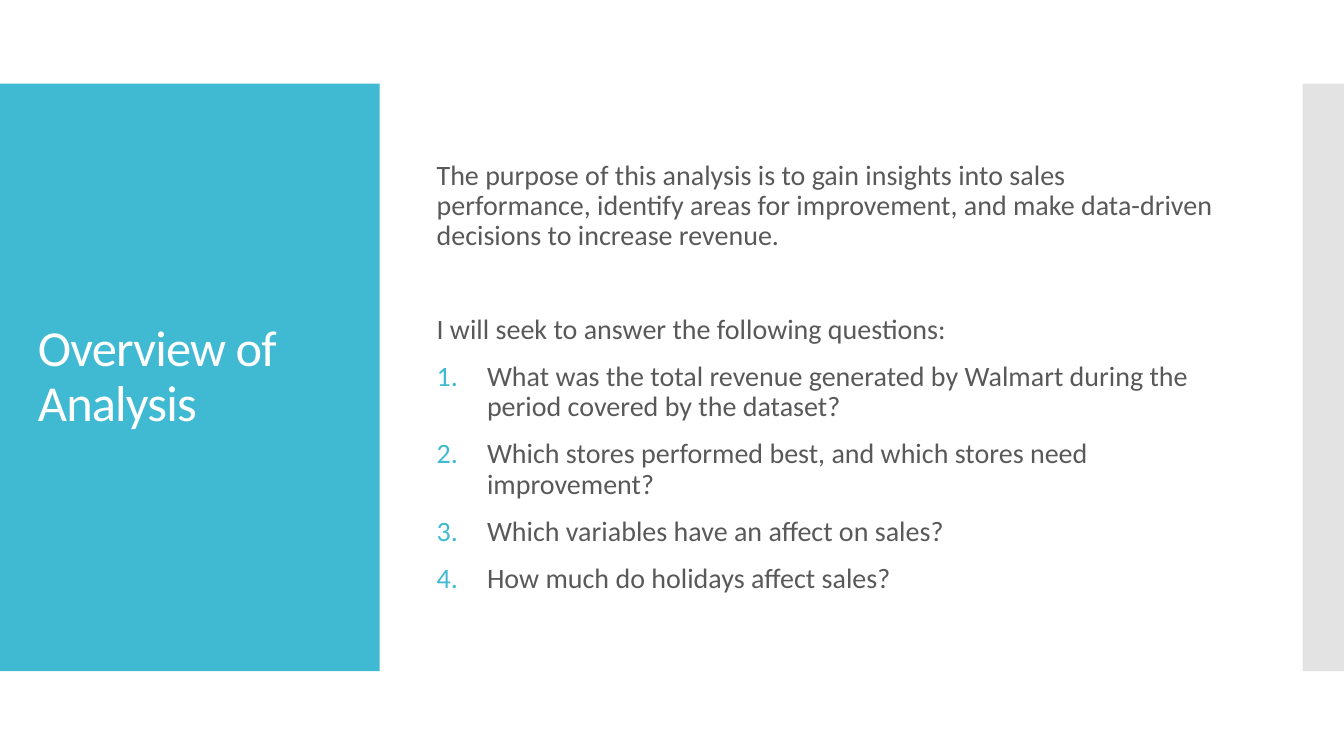
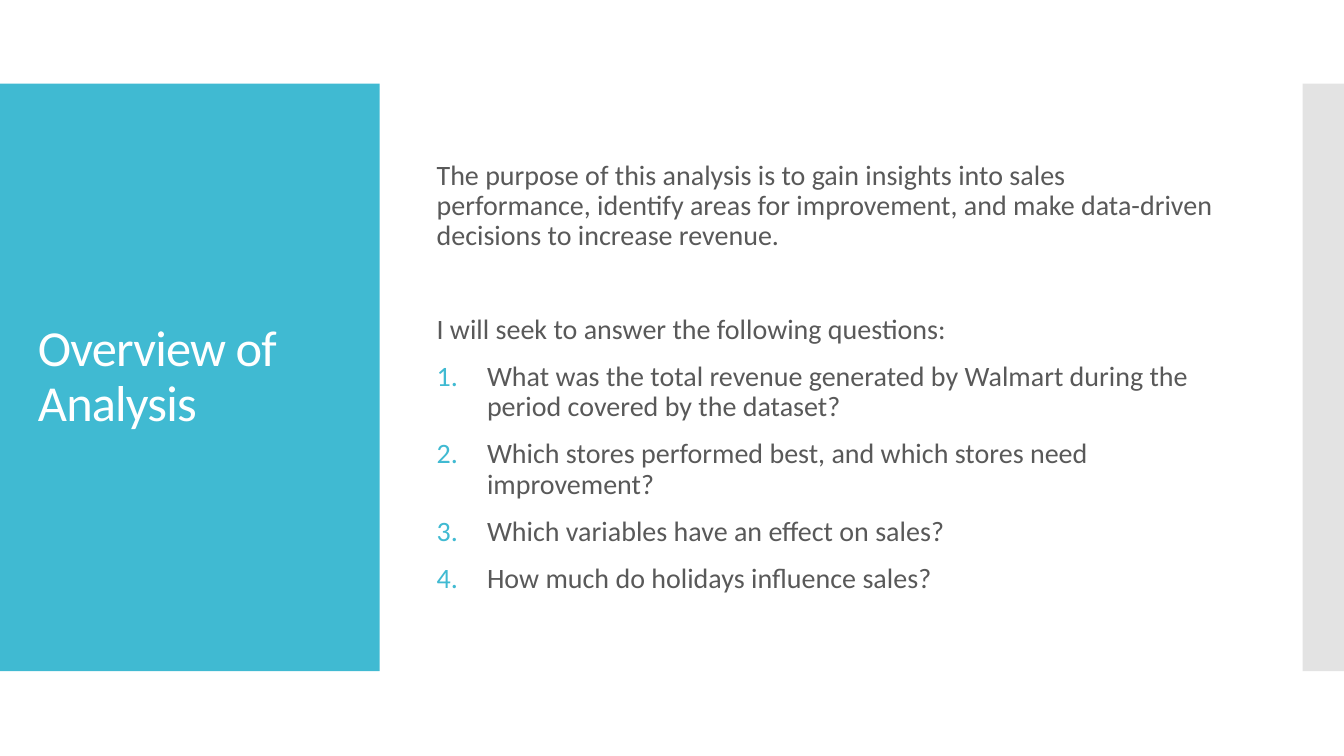
Before and after one commit to mleggett25/Walmart-Sales-Analysis, a slide deck: slide 2 of Walmart Sales Analysis.pptx. Drawn at 1344x756 pixels with LibreOffice and Linux fonts; fonts in the diff are those of the drawing. Boxes give left, top, right and bottom in pixels: in the first picture for what was removed or moved away, otherwise in the second. Text is boxed around its words. In the diff, an @@ line names an element or a change of style, - is before the commit and + after.

```diff
--- a/Walmart Sales Analysis.pptx
+++ b/Walmart Sales Analysis.pptx
@@ text at (487, 521, 944, 593): text changed @@
-3. Which variables have an affect on sales?
-4. How much do holidays affect sales?
+3. Which variables have an effect on sales?
+4. How much do holidays influence sales?
```
Also in this commit, not shown: 15 other slides changed, 1 slide added, 6 other files.
